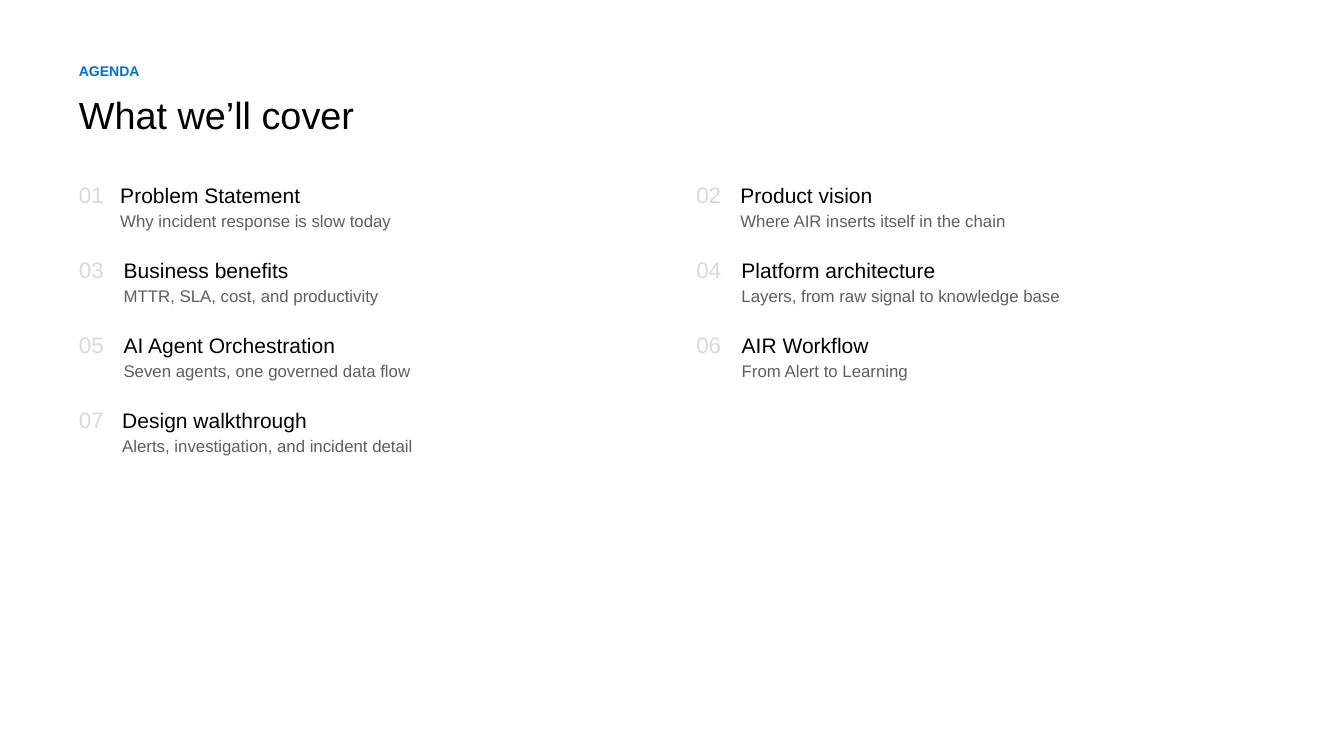
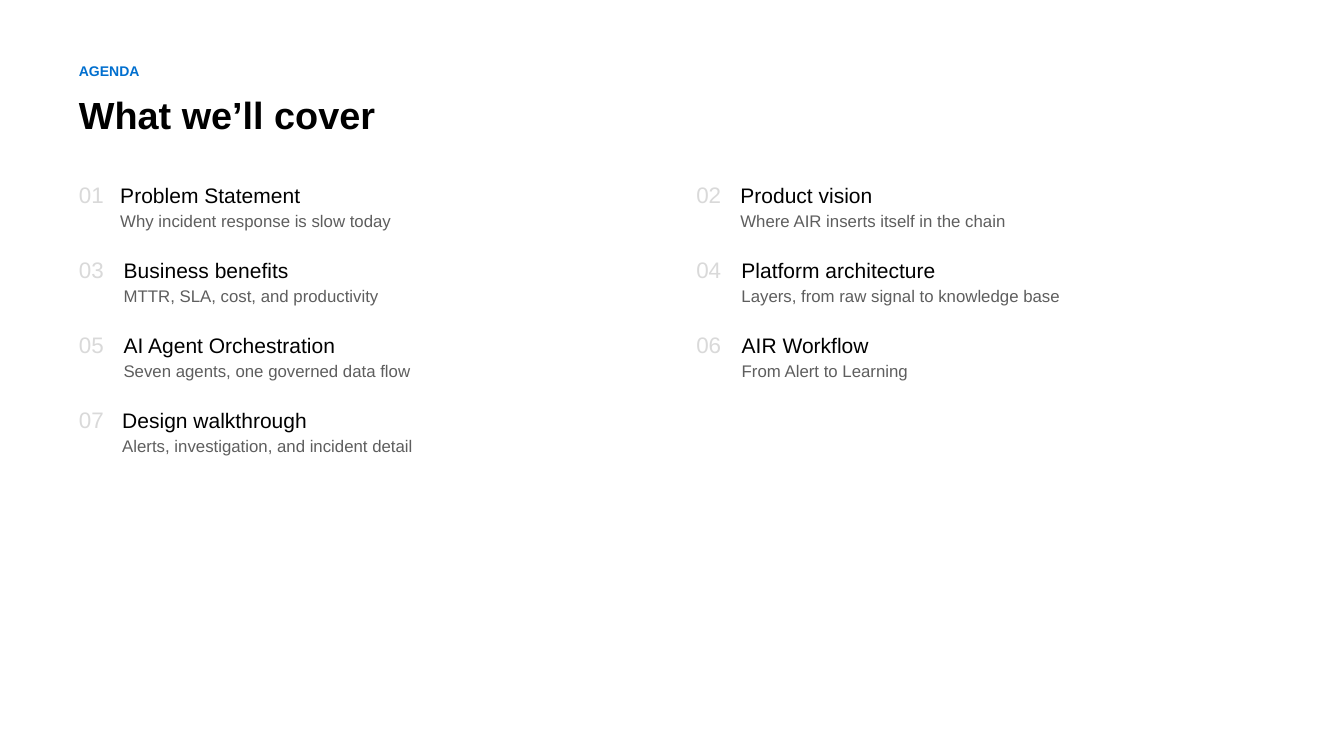
Before and after one commit to kathirvelarun/agentic-incident-response, a slide deck: slide 2 of agent-incident-backend/AIR_Product_Presentation.pptx. Drawn at 1344x756 pixels with LibreOffice and Linux fonts; fonts in the diff are those of the drawing. Boxes give left, top, right and bottom in pixels: in the first picture for what was removed or moved away, otherwise in the second. Text is boxed around its words. In the diff, an @@ line names an element or a change of style, - is before the commit and + after.

```diff
--- a/agent-incident-backend/AIR_Product_Presentation.pptx
+++ b/agent-incident-backend/AIR_Product_Presentation.pptx
@@ text "What we’ll cover" at box(79, 101, 375, 130): bold on @@
```
Also in this commit, not shown: 5 other slides changed, 5 slides added, 2 slides removed, 1 other file.
